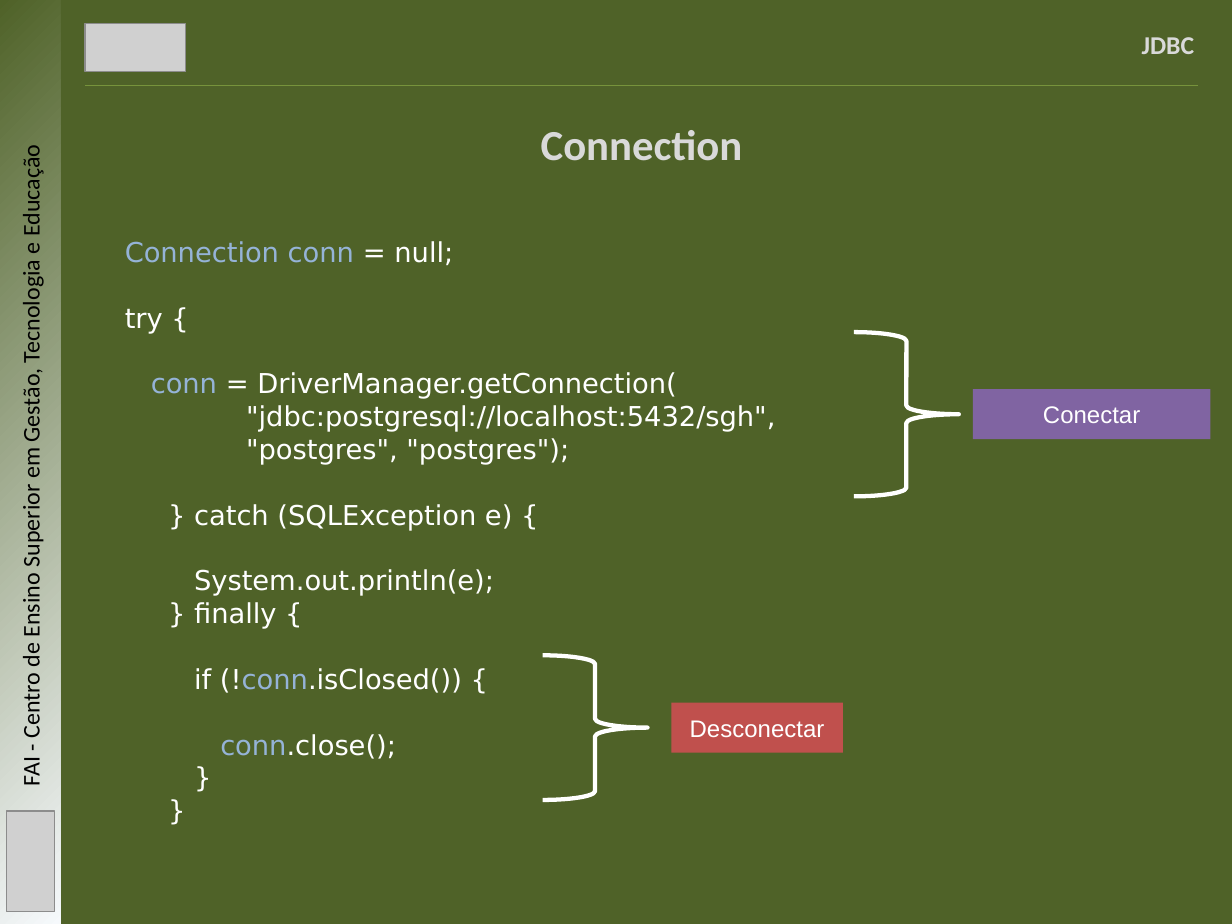
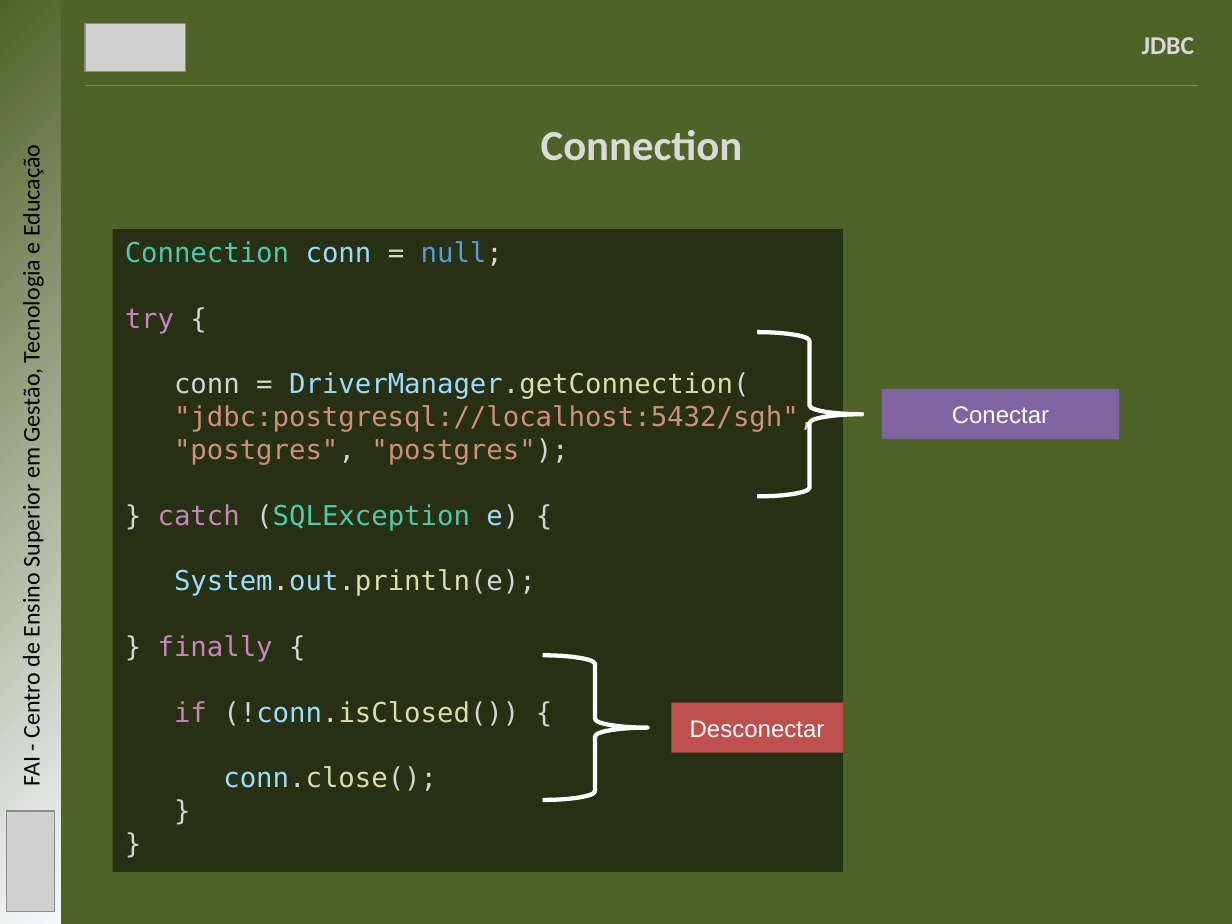
Before and after one commit to mbernardesp/lab-dev-software-sgh, a slide deck: slide 7 of slides/jdbc.pptx. Drawn at 1232x924 pixels with LibreOffice and Linux fonts; fonts in the diff are those of the drawing; grey boxes stand for pictures. Boxes give left, top, right and bottom in pixels: in the first picture for what was removed or moved away, otherwise in the second. Text is boxed around its words. In the diff, an @@ line names an element or a change of style, - is before the commit and + after.

```diff
--- a/slides/jdbc.pptx
+++ b/slides/jdbc.pptx
@@ rectangle "Connection conn = null;": place and size @@
-rectangle "Connection conn = null;" at <box>125,241,775,759</box>
+rectangle "Connection conn = null;" at <box>112,229,843,872</box>
@@ rectangle "Connection conn = null;" at <box>112,229,843,872</box>: font DejaVu Sans to DejaVu Sans Mono; text colour #95B3D7 to #4EC9B0 in "Connection"; text colour #95B3D7 to #9CDCFE in "conn", "(!conn.isClosed())", "conn.close();"; text colour #FFFFFF to #D4D4D4 in "= null;", "{", "= DriverManager.getConnection(", ""jdbc:postgresql://localhost:5432/sgh"," and 8 more places; text colour #FFFFFF to #569CD6 in "null;"; text colour #FFFFFF to #C586C0 in "try", "catch", "finally", "if"; text colour #95B3D7 to #D4D4D4 in "conn"; text colour #FFFFFF to #9CDCFE in "DriverManager.getConnection(", "e)", "System.out.println(e);"; text colour #FFFFFF to #DCDCAA in "DriverManager.getConnection(", "System.out.println(e);", "(!conn.isClosed())", "conn.close();"; text colour #FFFFFF to #CE9178 in ""jdbc:postgresql://localhost:5432/sgh",", ""postgres", "postgres");"; text colour #FFFFFF to #4EC9B0 in "(SQLException"; fill none to #000000 at 50% opacity @@
@@ right brace: place and size @@
-right brace at <box>854,333,958,496</box>
+right brace at <box>758,333,862,496</box>
@@ rectangle "Conectar": place and size @@
-rectangle "Conectar" at <box>973,389,1211,440</box>
+rectangle "Conectar" at <box>882,389,1120,440</box>
```
Also in this commit, not shown: 4 other slides changed, 29 other files.
